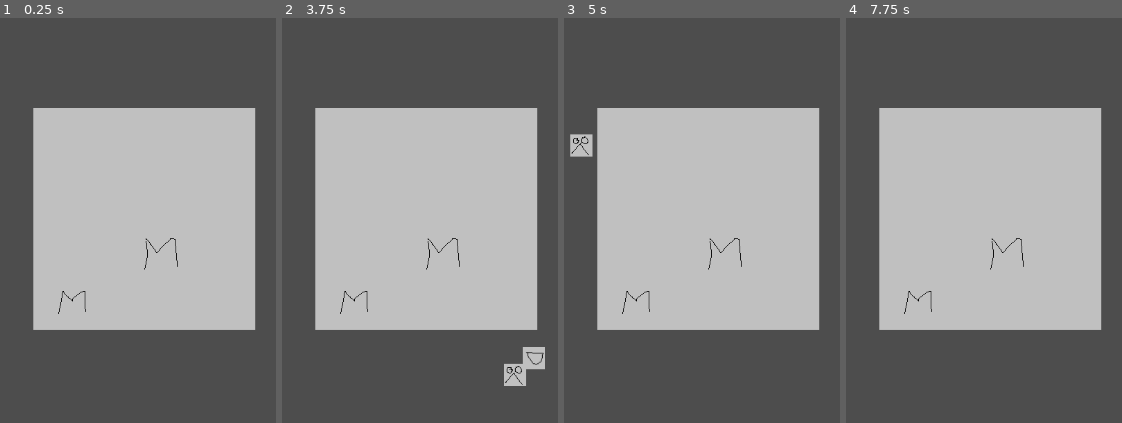
Above: before the commit, frames 1-4 (left to right).
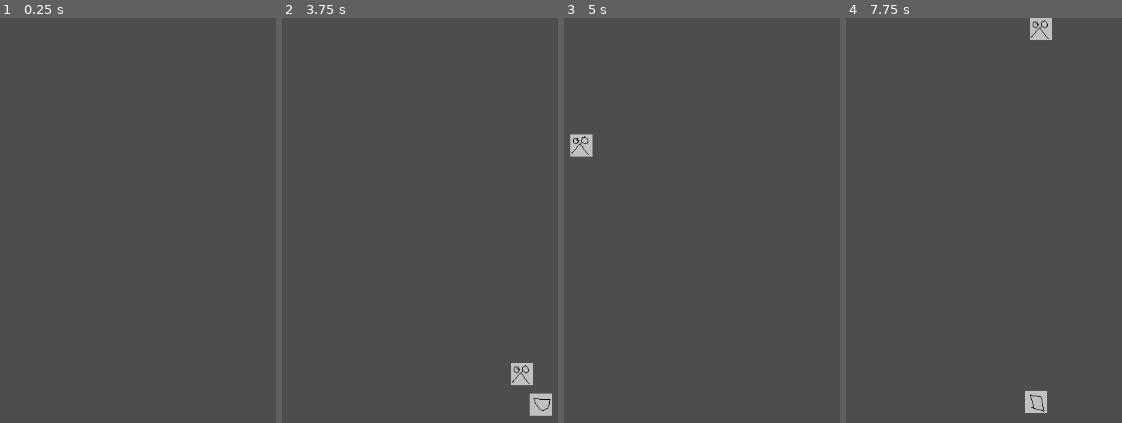
Above: after the commit, the same moments.

Repository: nfraprado/gamejam-2026-01-27
Game: Godot game, scene res://main.tscn
Same seed, same stepped clock (60 frames per second), same inputs: the game is played once before the commit and once after it.
Inputs:
- Up to frame 1 (0.25 s): no input
- Up to frame 2 (3.75 s): tap Enter at 0.5 s; hold A (SendLane1) 0.53-1.28 s; tap S (SendLane2) at 1.35 s; hold D (SendLane3) 2.03-2.78 s; tap F (SendLane4) at 2.85 s; hold G (SendLane5) from 3.53 s (still down)
- Up to frame 3 (5 s): release G (SendLane5) at 4.28 s; tap A (SendLane1) at 4.35 s
- Up to frame 4 (7.75 s): hold S (SendLane2) 5.03-5.78 s; tap D (SendLane3) at 5.85 s; hold F (SendLane4) 6.53-7.28 s; tap G (SendLane5) at 7.35 s

The runs differ from the first frame. In frame 1, 44% of the frame differs, in the area x 11-93%, y 22-78%; in frame 2, 45%, in the area x 11-98%, y 22-99%; in frame 3, 44%; in frame 4, 45%.

Commit message:
Convert unit to Area2D

Diff:
--- a/main.tscn
+++ b/main.tscn
@@ -13,5 +13,6 @@
 position = Vector2(534, 184)
 
 [node name="Sprite2D" type="Sprite2D" parent="." unique_id=1862665704]
+visible = false
 position = Vector2(557, 290)
 texture = ExtResource("3_h2yge")
--- a/unit.gd
+++ b/unit.gd
@@ -8,19 +8,18 @@
 var master
 var _dead := false
 
+@onready var area = $Area2D
+@onready var mesh = $Area2D/MeshInstance2D
+
 # Called when the node enters the scene tree for the first time.
 func _ready() -> void:
 	pass # Replace with function body.
 
 # Called every frame. 'delta' is the elapsed time since the previous frame.
 func _process(delta: float) -> void:
-	pass
+	var dir := -1.0 if master == Master.PLAYER else 1.0
+	position += Vector2(0, delta * speed * dir)
 
-func _physics_process(delta: float) -> void:
-	# direção: player sobe, enemy desce (ajuste se quiser)
-	var dir := -1.0 if master == Master.PLAYER else 1.0
-	$CharacterBody2D.velocity = Vector2(0, dir * speed)
-	$CharacterBody2D.move_and_slide()
 
 func init_unit(new_type, new_master):
 	set_type(new_type)
@@ -29,13 +28,13 @@
 func set_type(type):
 	match type:
 		Type.ROCK:
-			$CharacterBody2D/MeshInstance2D.texture = preload("res://rock.png")
+			mesh.texture = preload("res://rock.png")
 			type = Type.ROCK
 		Type.PAPER:
-			$CharacterBody2D/MeshInstance2D.texture = preload("res://paper.png")
+			mesh.texture = preload("res://paper.png")
 			type = Type.PAPER
 		Type.SCISSORS:
-			$CharacterBody2D/MeshInstance2D.texture = preload("res://scissors.png")
+			mesh.texture = preload("res://scissors.png")
 			type = Type.SCISSORS
 
 func set_master(new_master):
--- a/unit.tscn
+++ b/unit.tscn
@@ -12,11 +12,11 @@
 [node name="Unit" type="Node2D" unique_id=1943694354]
 script = ExtResource("1_ctwoc")
 
-[node name="CharacterBody2D" type="CharacterBody2D" parent="." unique_id=654575600]
+[node name="Area2D" type="Area2D" parent="." unique_id=1846107089]
 
-[node name="CollisionShape2D" type="CollisionShape2D" parent="CharacterBody2D" unique_id=267384668]
-shape = SubResource("RectangleShape2D_k4y1u")
+[node name="CollisionShape2D" type="CollisionShape2D" parent="Area2D" unique_id=1121463727]
+shape = SubResource("RectangleShape2D_ctwoc")
 
-[node name="MeshInstance2D" type="MeshInstance2D" parent="CharacterBody2D" unique_id=2029818866]
+[node name="MeshInstance2D" type="MeshInstance2D" parent="Area2D" unique_id=2029818866]
 mesh = SubResource("QuadMesh_ctwoc")
 texture = ExtResource("1_btf8p")
Not shown: 1 places in unit.tscn that only renumber resources
